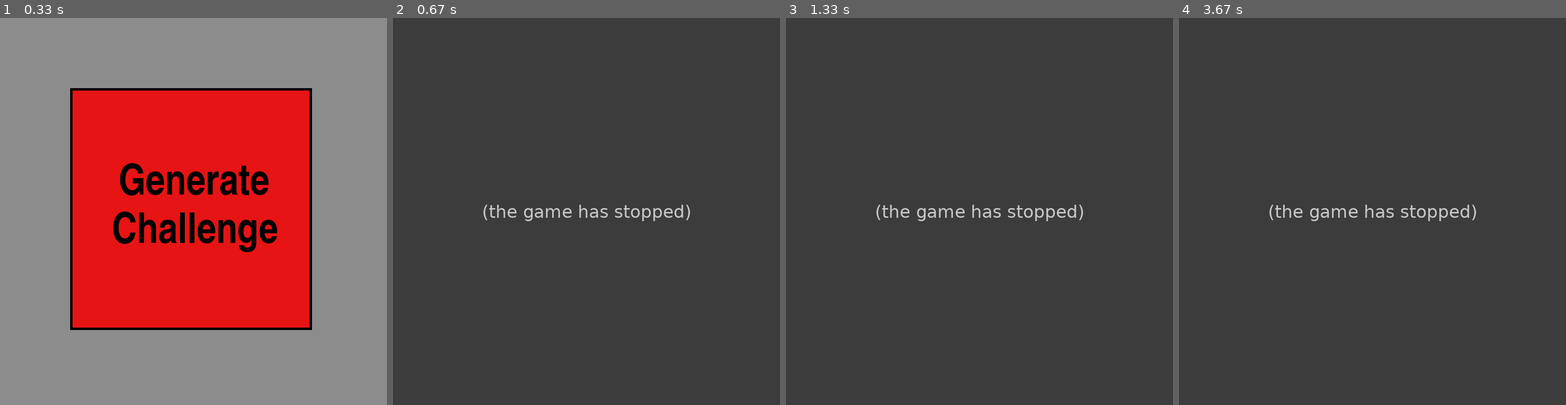
Above: before the commit, frames 1-4 (left to right).
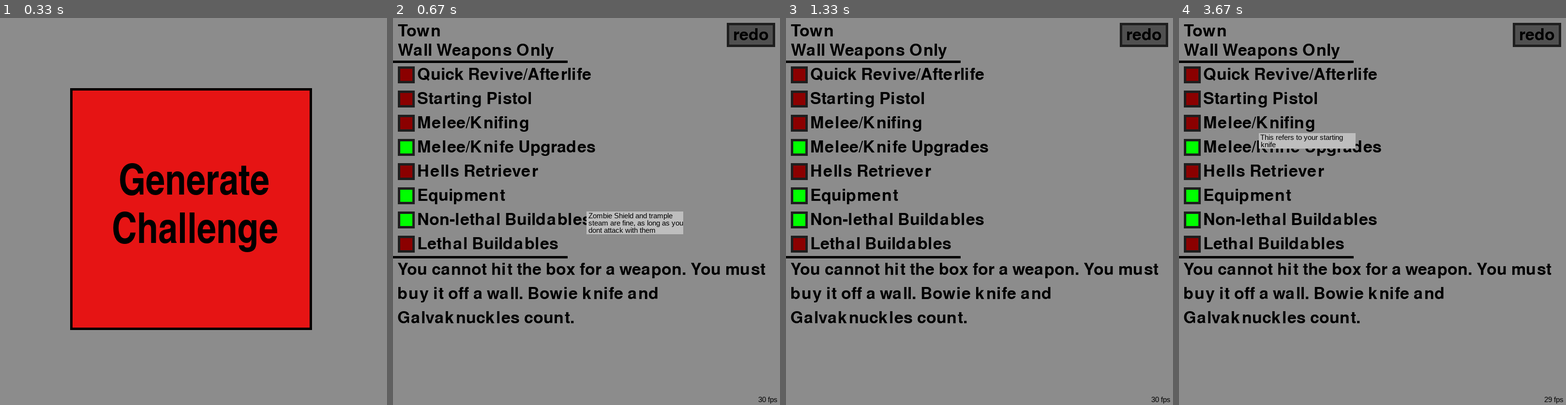
Above: after the commit, the same moments.

Repository: SjTilley23/Zombies_Randomizer
Game: pygame game, started from ZombiesProjectGUI.py
Same seed, same stepped clock (60 frames per second), same inputs: the game is played once before the commit and once after it.
Inputs (mouse positions are in pixels of both pictures, inside the frame that each line leads up to):
- Up to frame 1 (0.33 s): no input
- Up to frame 2 (0.67 s): click (586, 211) at 0.38 s
- Up to frame 3 (1.33 s): click (836, 172) at 0.72 s; click (994, 257) at 1.05 s
- Up to frame 4 (3.67 s): click (1326, 184) at 1.38 s; click (1473, 68) at 1.72 s; click (1256, 188) at 2.05 s; click (1407, 110) at 2.38 s; click (1341, 188) at 2.72 s; click (1438, 350) at 3.05 s; click (1260, 134) at 3.38 s

Frame 1 is identical in both runs. In frame 2, 98% of the frame differs, in the area x 0-100%, y 0-100%; in frame 3, 99%; in frame 4, 99%.
Error before the commit: NameError: name 'pygame' is not defined (PygameCTBF.py line 23); the game stopped at 0.4 s (later frames are placeholders)

Commit message:
Fixed PygameCTBF

Diff:
--- a/PygameCTBF.py
+++ b/PygameCTBF.py
@@ -1,3 +1,5 @@
+import pygame
+pygame.init()
 def cursorTextBox(text, font, color, allowedWidth, window, shiftInY, rectColor):
     #splitting the text
     listOfStrings = [text]
